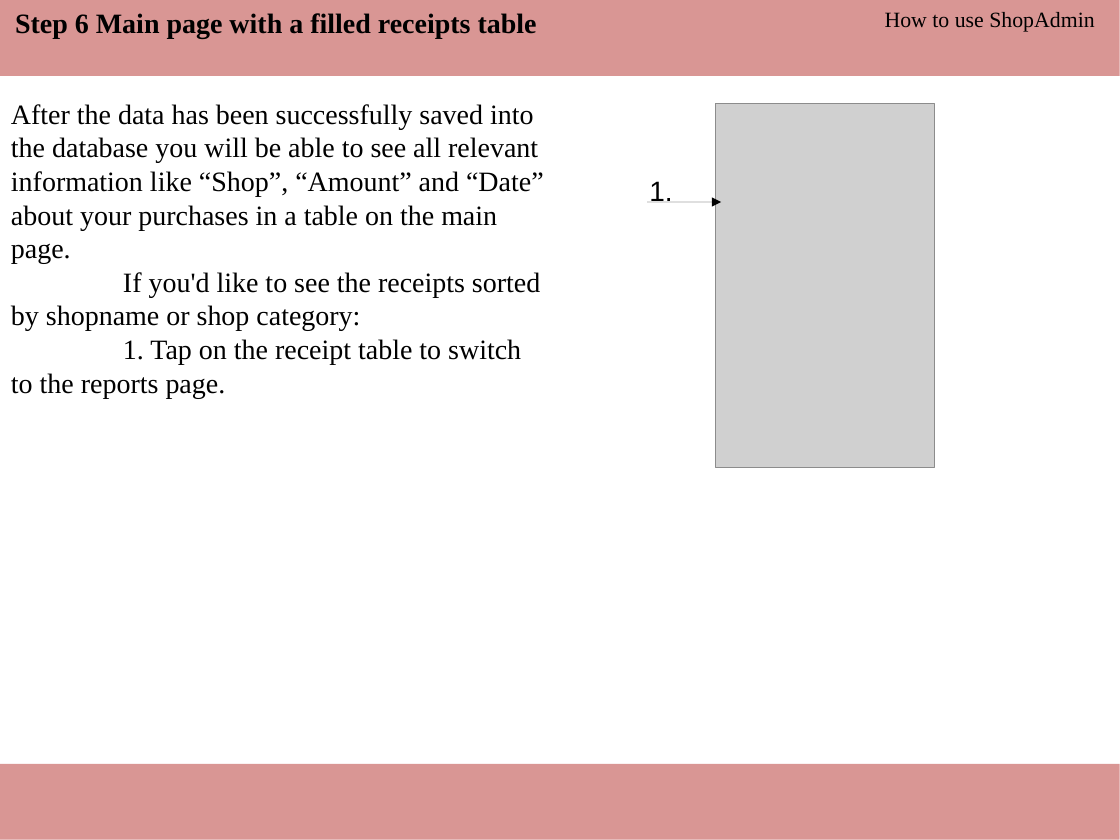
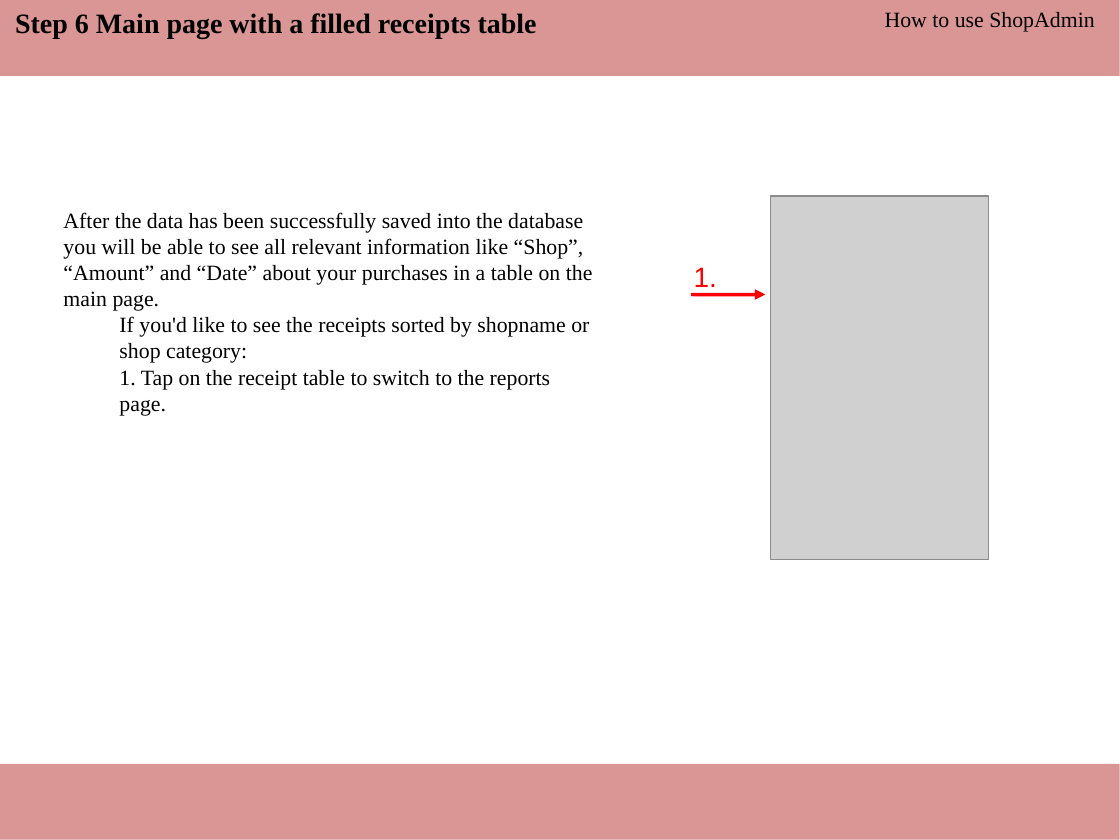
Before and after one commit to ThomasRoehl/ShopAdmin, a slide deck: slide 8 of UserManual/ShopAdmin Handbuch.pptx. Drawn at 1120x840 pixels with LibreOffice and Linux fonts; fonts in the diff are those of the drawing; grey boxes stand for pictures. Boxes give left, top, right and bottom in pixels: in the first picture for what was removed or moved away, otherwise in the second. Text is boxed around its words. In the diff, an @@ line names an element or a change of style, - is before the commit and + after.

```diff
--- a/UserManual/ShopAdmin Handbuch.pptx
+++ b/UserManual/ShopAdmin Handbuch.pptx
@@ text "After the data has been ...": place and size @@
-text "After the data has been ..." at [11,104,544,398]
+text "After the data has been ..." at [63,212,593,416]
@@ text "After the data has been ..." at [63,212,593,416]: size 18 to 14 pt; list level 1 to 2 in "If you'd like to see ..."; list level 1 to 2 in "1. Tap on the receipt ..." @@
@@ picture: place and size @@
-picture at [716,103,934,467]
+picture at [771,196,989,560]
@@ text "1.": place and size @@
-text "1." at [649,181,672,201]
+text "1." at [694,267,717,287]
@@ text "1." at [694,267,717,287]: text colour #000000 to #FF0000 @@
@@ arrow moved from (647, 202) - (721, 202) to (691, 295) - (765, 295) @@
@@ arrow (691, 295) - (765, 295): stroke #000000 0.75 pt to #FF0000 2.25 pt @@
```
Also in this commit, not shown: 7 other slides changed, 1 other file.
